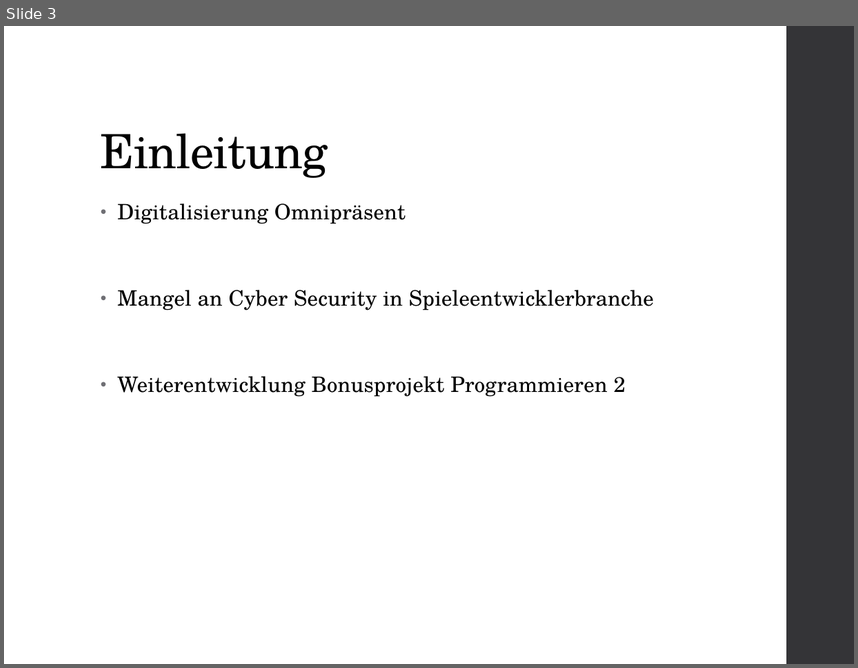
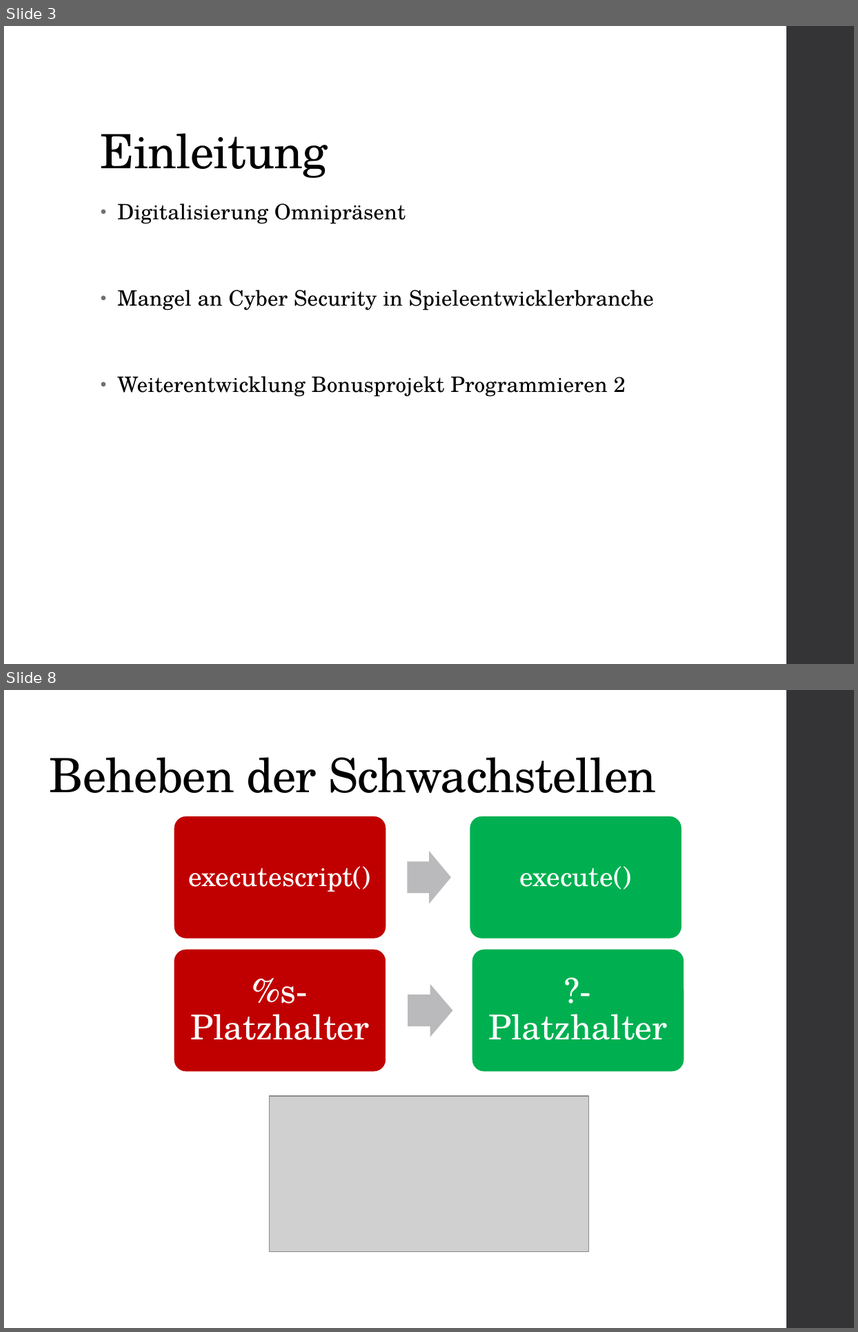
Before and after one commit to hagengruber/chess_server_strong, a slide deck: Chess Server.pptx. Shown one above the other, each under a label of ours: slide 3 before the commit, slides 3 and 8 after it; the slides between them are not shown. The pictures are 858x668 and 858x1332 pixels, drawn with LibreOffice and Linux fonts; fonts in the diff are those of the drawing; grey boxes stand for pictures. Boxes give left, top, right and bottom in pixels: in the first picture for what was removed or moved away, otherwise in the second. Text is boxed around its words. In the diff, an @@ line names an element or a change of style, - is before the commit and + after.

```diff
--- a/Chess Server.pptx
+++ b/Chess Server.pptx
@@ slide 8 added at [4, 690, 854, 1328], background #FFFFFF; not listed: 1 template element that a slide beside it also shows @@
@@ title added at [50, 757, 656, 793], 40 pt, text #000000 @@
+Beheben der Schwachstellen
@@ group added at [173, 816, 682, 939]: 2 rounded rectangles, 2 texts, 1 right arrow @@
+executescript()
+execute()
@@ group added at [173, 949, 684, 1072]: 2 rounded rectangles, 2 texts, 1 right arrow @@
+%s-Platzhalter
+?-Platzhalter
@@ picture added at [269, 1096, 589, 1251] @@
```
Also in this commit, not shown: 5 other slides added, 4 slides removed.
